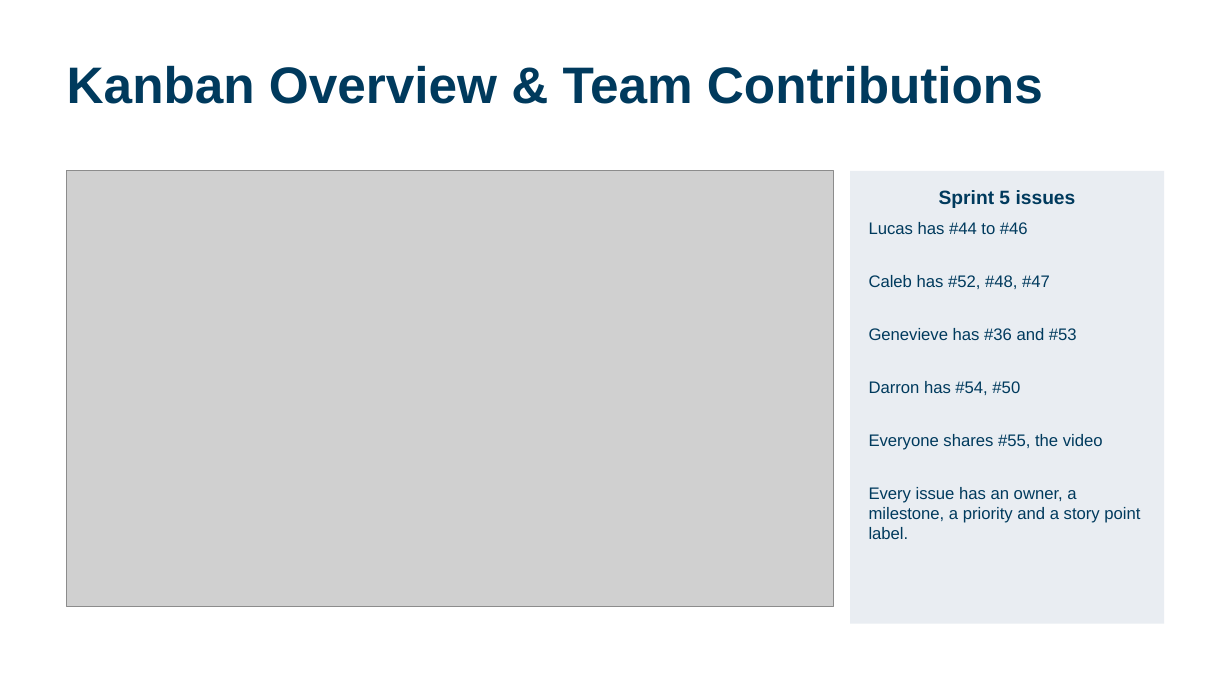
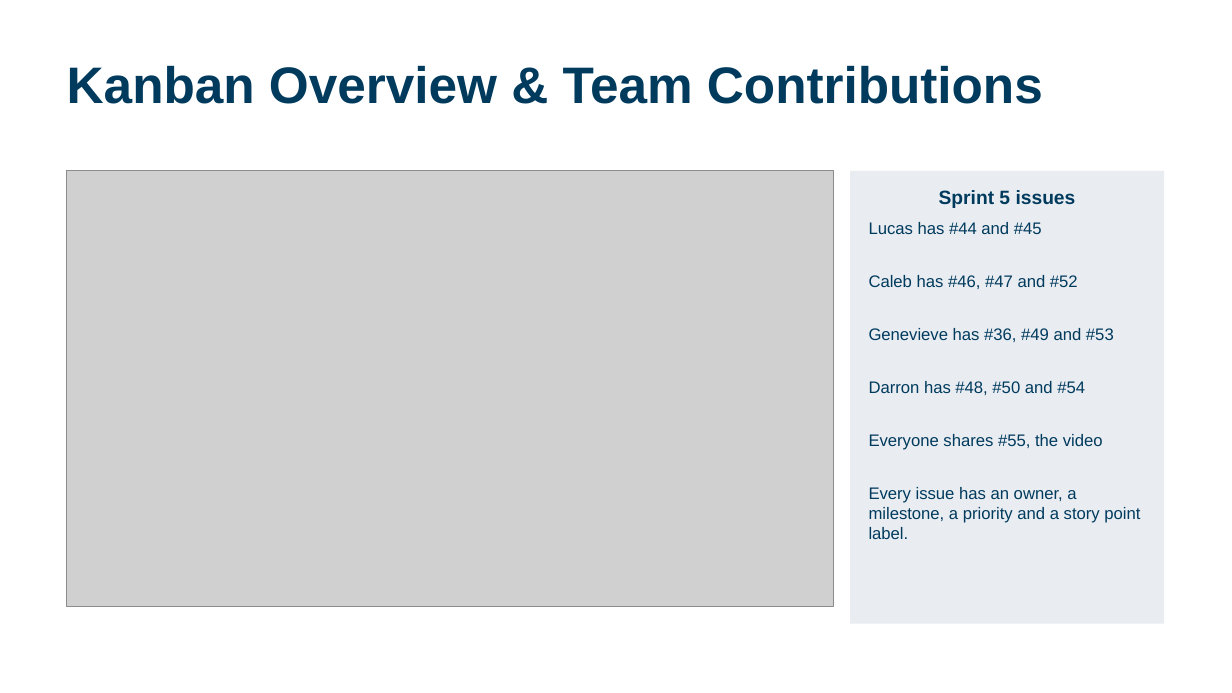
Before and after one commit to calebh13/sel-blueframe-sdk, a slide deck: slide 11 of Sprints/Sprint_5/Sprint 5 Presentation.pptx. Drawn at 1232x693 pixels with LibreOffice and Linux fonts; fonts in the diff are those of the drawing; grey boxes stand for pictures. Boxes give left, top, right and bottom in pixels: in the first picture for what was removed or moved away, otherwise in the second. Text is boxed around its words. In the diff, an @@ line names an element or a change of style, - is before the commit and + after.

```diff
--- a/Sprints/Sprint_5/Sprint 5 Presentation.pptx
+++ b/Sprints/Sprint_5/Sprint 5 Presentation.pptx
@@ text in rectangle at (869, 222, 1114, 395): text changed @@
-Lucas has #44 to #46
-Caleb has #52, #48, #47
-Genevieve has #36 and #53
-Darron has #54, #50
+Lucas has #44 and #45
+Caleb has #46, #47 and #52
+Genevieve has #36, #49 and #53
+Darron has #48, #50 and #54
```
Also in this commit, not shown: 3 other slides changed, 5 other files.
